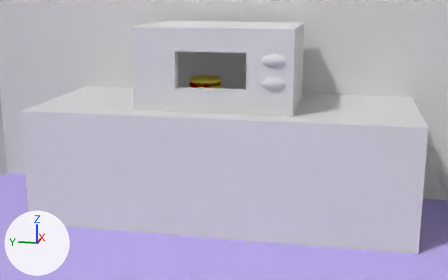
Two versions of the Blender file KILL.blend, one commit apart.
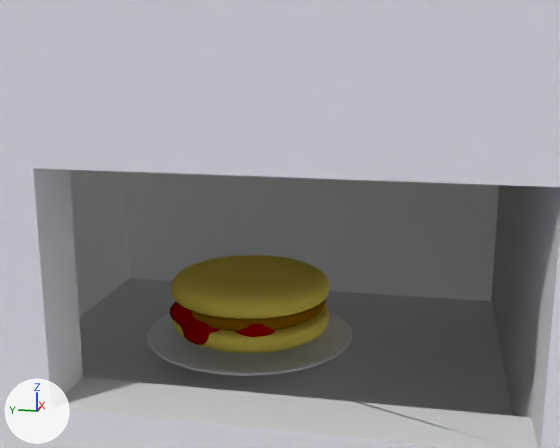
Each version appears first from a camera (50 mm lens) standing at (-1.5, -8.7, 4.92) and looking at (11.49, -6.1, 1.67), and next in a close-up from a camera (50 mm lens) standing at (8.43, -6.43, 4.06) and looking at (11.81, -5.76, 3.22). Every picture has the same lights, and +X, +Y and +Z are marked at lower left.

The first close-up shows 'BurgerPart.001', 'BurgerPart.002', 'BurgerPart.003', 'BurgerPart.004', 'BurgerPlatte_Micro', 'Mikro', 'MikroDoor'.
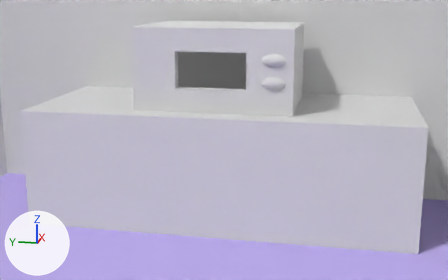
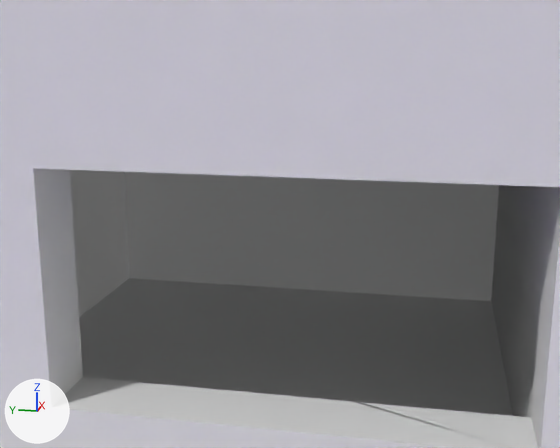
Location of each change, [x1, y1, x2, y2] in pixels of the close-ups (560 x 448 px):
'BurgerPart.003', hidden (brown): before [171, 255, 329, 319]
'BurgerPlatte_Micro', hidden: before [147, 310, 353, 376]
'BurgerPart.001', hidden (yellow): before [172, 305, 329, 353]
'BurgerPart.002', hidden (brown): before [191, 300, 325, 331]
'BurgerPart.004', hidden (red): before [170, 299, 326, 345]

The change, as a diff of the scene's bpy script:
```diff
--- a/KILL.blend.py
+++ b/KILL.blend.py
@@ ob_burgerplatte_micro @@
 _m = ob_burgerplatte_micro.modifiers.new('Subsurf', 'SUBSURF')
+ob_burgerplatte_micro.hide_set(True)  # its collection is switched off
@@ ob_burgerpart_004 @@
 ob_burgerpart_004.scale = (0.0793, 0.0793, 0.0503)
+ob_burgerpart_004.hide_set(True)  # its collection is switched off
@@ ob_burgerpart_003 @@
 _m = ob_burgerpart_003.modifiers.new('Subsurf', 'SUBSURF')
 _m.render_levels = 3
+ob_burgerpart_003.hide_set(True)  # its collection is switched off
@@ ob_burgerpart_002 @@
 _m = ob_burgerpart_002.modifiers.new('Subsurf', 'SUBSURF')
 _m.render_levels = 3
+ob_burgerpart_002.hide_set(True)  # its collection is switched off
@@ ob_burgerpart_001 @@
 _m = ob_burgerpart_001.modifiers.new('Subsurf', 'SUBSURF')
 _m.render_levels = 3
+ob_burgerpart_001.hide_set(True)  # its collection is switched off
```
